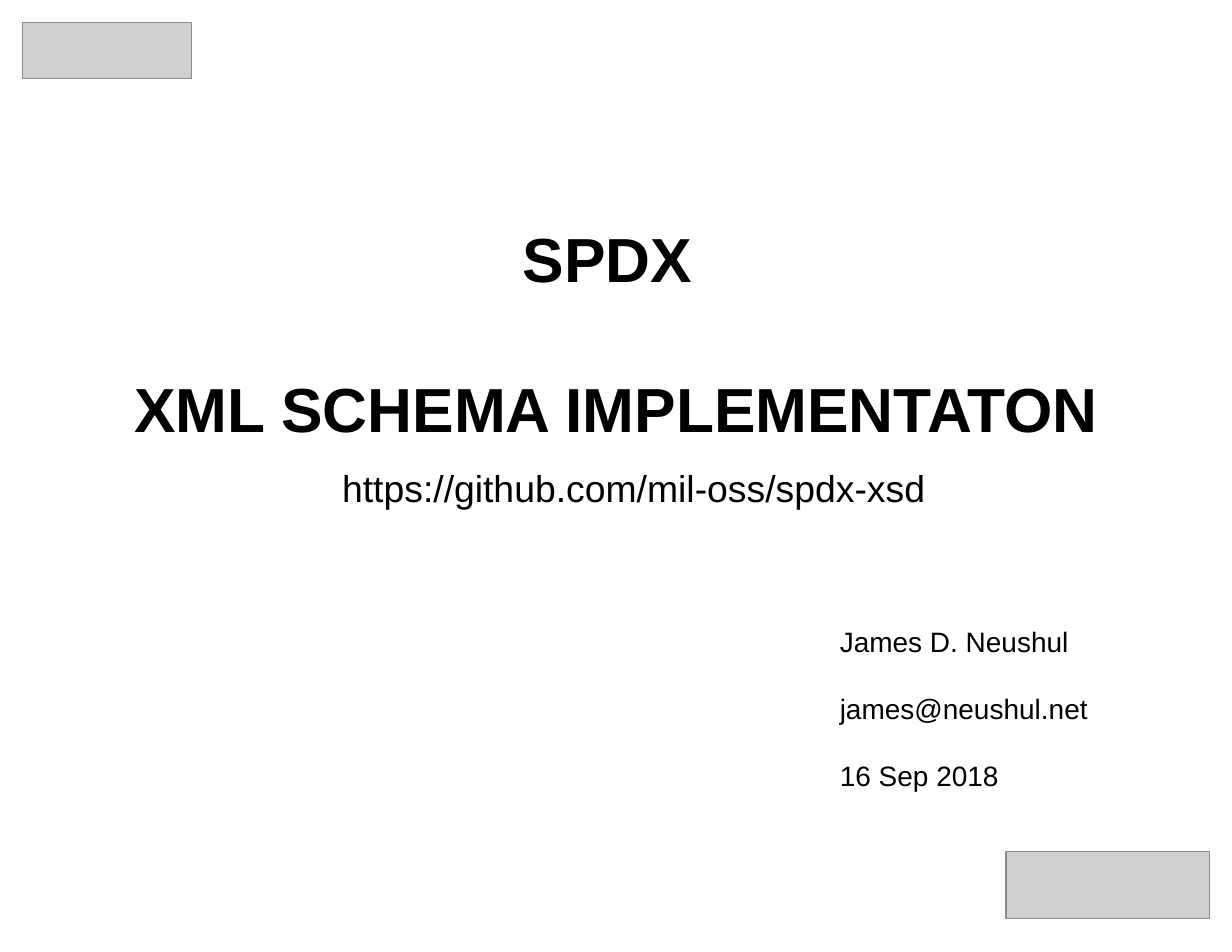
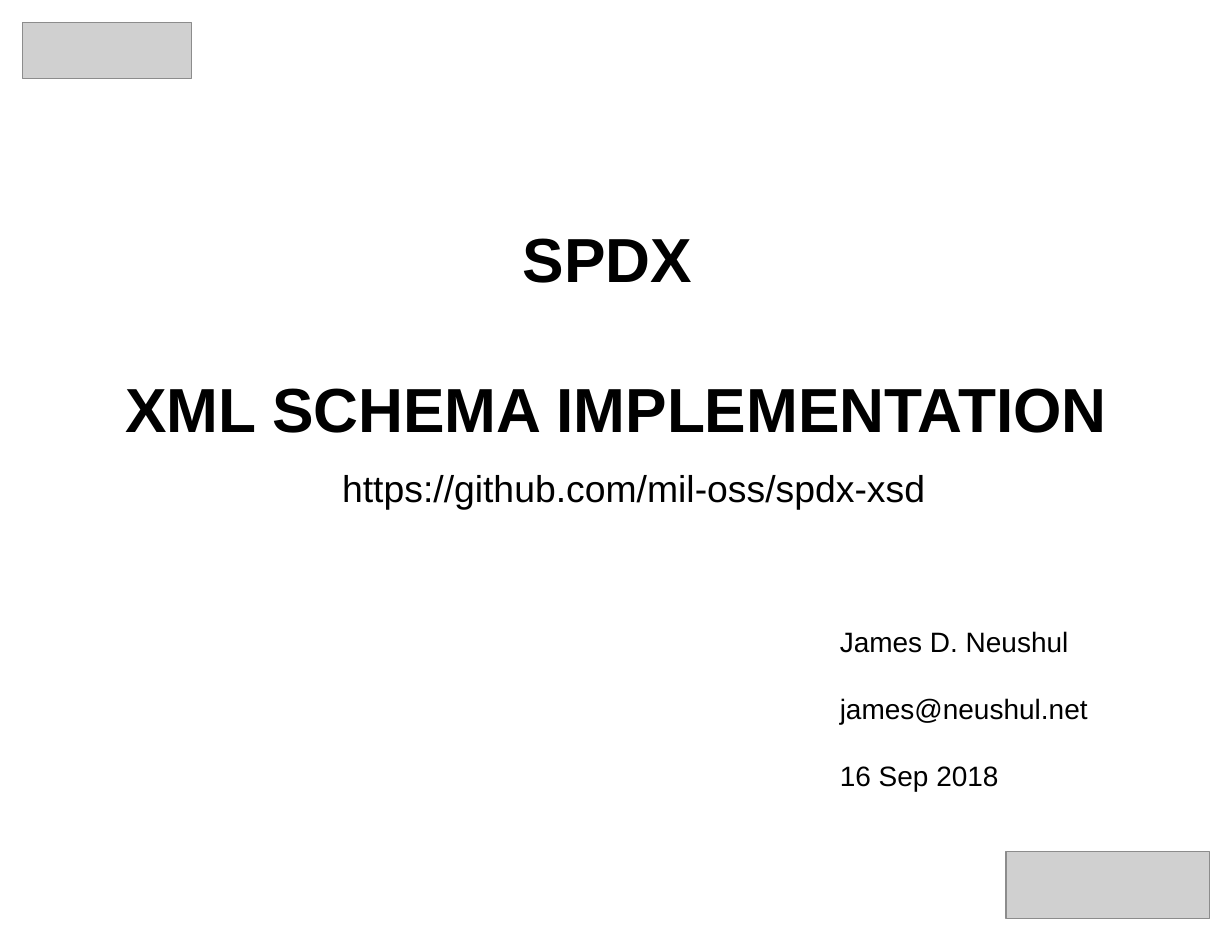
Before and after one commit to mil-oss/spdx-xsd, a slide deck: slide 1 of doc/NIEM_IEPD.odp. Drawn at 1232x952 pixels with LibreOffice and Linux fonts; fonts in the diff are those of the drawing; grey boxes stand for pictures. Boxes give left, top, right and bottom in pixels: in the first picture for what was removed or moved away, otherwise in the second. Text is boxed around its words. In the diff, an @@ line names an element or a change of style, - is before the commit and + after.

```diff
--- a/doc/NIEM_IEPD.odp
+++ b/doc/NIEM_IEPD.odp
@@ text at [125,388,1107,433]: text changed @@
-XML SCHEMA IMPLEMENTATON
+XML SCHEMA IMPLEMENTATION
```
Also in this commit, not shown: 14 other slides changed.
